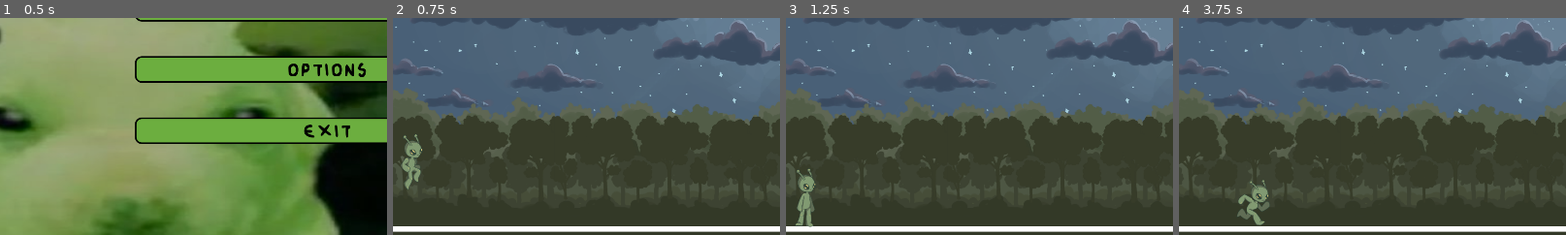
Above: before the commit, frames 1-4 (left to right).
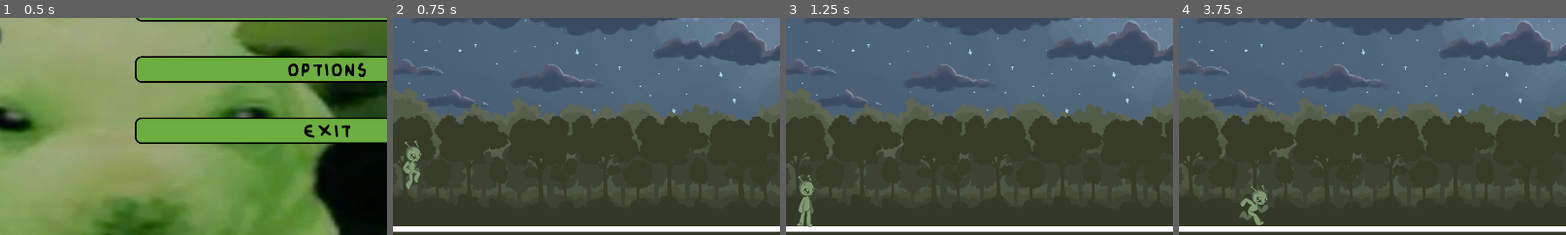
Above: after the commit, the same moments.

Repository: riotruija/EMMEMAA
Game: Godot game, scene res://scenes/main_menu.tscn
Same seed, same stepped clock (60 frames per second), same inputs: the game is played once before the commit and once after it. Sound files missing from this copy of the repository are replaced by a short silence.
Inputs:
- Up to frame 1 (0.5 s): no input
- Up to frame 2 (0.75 s): click "Start" at 0.5 s
- Up to frame 3 (1.25 s): no input
- Up to frame 4 (3.75 s): tap Enter at 1.25 s; hold D (right) 1.28-2.78 s; tap Up (ui_up) at 1.52, 2.27 s; hold A (left) 2.78-3.53 s; hold D (right) from 3.53 s (still down)
The pictures show only the part of the screen within x 8-58%, y 39-88%; the shares and areas given below are measured in that part.

Frame 1 is identical in both runs. In frame 2, 0.5% of the frame differs, in the area x 2-8%, y 53-80%; in frame 3, 0.5%; in frame 4, 0.6%, in the area x 15-24%, y 74-96%.

Commit message:
Glorbert koos mutsiga

Diff:
--- a/scenes/earth.tscn
+++ b/scenes/earth.tscn
@@ -3,6 +3,7 @@
 [ext_resource type="Texture2D" uid="uid://cceebabkp11yi" path="res://img/taustad/metsa_background.png" id="1_2tfwh"]
 [ext_resource type="Texture2D" uid="uid://beq346gg07hqi" path="res://img/tegelane/bumass glorbert .png" id="2_2tfwh"]
 [ext_resource type="Script" uid="uid://bxbco2rq6i1pf" path="res://scripts/glorbert.gd" id="2_2umt7"]
+[ext_resource type="Texture2D" uid="uid://d0kbuwikl00w6" path="res://img/tegelane/glorbert with hat.png" id="4_3t2fh"]
 [ext_resource type="Script" path="res://scenes/camera_2d.gd" id="4_k5w1d"]
 
 [sub_resource type="RectangleShape2D" id="RectangleShape2D_2tfwh"]
@@ -95,6 +96,92 @@
 }, {
 "duration": 1.0,
 "texture": SubResource("AtlasTexture_nj2me")
+}],
+"loop": true,
+"name": &"running",
+"speed": 10.0
+}]
+
+[sub_resource type="AtlasTexture" id="AtlasTexture_fpmy6"]
+atlas = ExtResource("4_3t2fh")
+region = Rect2(293, 455, 267, 403)
+
+[sub_resource type="AtlasTexture" id="AtlasTexture_8dfur"]
+atlas = ExtResource("4_3t2fh")
+region = Rect2(616, 455, 265, 389)
+
+[sub_resource type="AtlasTexture" id="AtlasTexture_qawek"]
+atlas = ExtResource("4_3t2fh")
+region = Rect2(36, 492, 265, 352)
+
+[sub_resource type="AtlasTexture" id="AtlasTexture_yvqq7"]
+atlas = ExtResource("4_3t2fh")
+region = Rect2(36, 0, 259, 338)
+
+[sub_resource type="AtlasTexture" id="AtlasTexture_v4u8f"]
+atlas = ExtResource("4_3t2fh")
+region = Rect2(295, 0, 259, 338)
+
+[sub_resource type="AtlasTexture" id="AtlasTexture_dhl84"]
+atlas = ExtResource("4_3t2fh")
+region = Rect2(554, 0, 259, 338)
+
+[sub_resource type="AtlasTexture" id="AtlasTexture_m3l3g"]
+atlas = ExtResource("4_3t2fh")
+region = Rect2(813, 0, 259, 338)
+
+[sub_resource type="AtlasTexture" id="AtlasTexture_u74q0"]
+atlas = ExtResource("4_3t2fh")
+region = Rect2(1072, 0, 259, 338)
+
+[sub_resource type="AtlasTexture" id="AtlasTexture_pi8pj"]
+atlas = ExtResource("4_3t2fh")
+region = Rect2(1331, 0, 259, 338)
+
+[sub_resource type="SpriteFrames" id="SpriteFrames_fpmy6"]
+animations = [{
+"frames": [{
+"duration": 1.0,
+"texture": SubResource("AtlasTexture_fpmy6")
+}],
+"loop": true,
+"name": &"falling",
+"speed": 5.0
+}, {
+"frames": [{
+"duration": 1.0,
+"texture": SubResource("AtlasTexture_8dfur")
+}],
+"loop": true,
+"name": &"idle",
+"speed": 5.0
+}, {
+"frames": [{
+"duration": 1.0,
+"texture": SubResource("AtlasTexture_qawek")
+}],
+"loop": true,
+"name": &"jumping",
+"speed": 5.0
+}, {
+"frames": [{
+"duration": 1.0,
+"texture": SubResource("AtlasTexture_yvqq7")
+}, {
+"duration": 1.0,
+"texture": SubResource("AtlasTexture_v4u8f")
+}, {
+"duration": 1.0,
+"texture": SubResource("AtlasTexture_dhl84")
+}, {
+"duration": 1.0,
+"texture": SubResource("AtlasTexture_m3l3g")
+}, {
+"duration": 1.0,
+"texture": SubResource("AtlasTexture_u74q0")
+}, {
+"duration": 1.0,
+"texture": SubResource("AtlasTexture_pi8pj")
 }],
 "loop": true,
 "name": &"running",
@@ -144,11 +231,16 @@
 shape = SubResource("CapsuleShape2D_2umt7")
 
 [node name="Glorbert_sprite" type="AnimatedSprite2D" parent="glorbert/glorbert_keha" unique_id=1041193925]
-position = Vector2(-0.34374997, -8.591697)
-scale = Vector2(0.12242508, 0.13447438)
+position = Vector2(2.9802322e-08, -6.0000014)
+scale = Vector2(0.109, 0.12)
 sprite_frames = SubResource("SpriteFrames_k5w1d")
-animation = &"idle"
-frame_progress = 0.90417725
+animation = &"falling"
+
+[node name="Glorbert_sprite_foolium" type="AnimatedSprite2D" parent="glorbert/glorbert_keha" unique_id=725923983]
+position = Vector2(0, -6)
+scale = Vector2(0.113, 0.12)
+sprite_frames = SubResource("SpriteFrames_fpmy6")
+animation = &"running"
 
 [node name="Camera2D" type="Camera2D" parent="." unique_id=1286664730 node_paths=PackedStringArray("target")]
 limit_left = 0
--- a/scripts/glorbert.gd
+++ b/scripts/glorbert.gd
@@ -15,10 +15,15 @@
 var hoiab_paremale: bool = false
 var hoiab_vasakule: bool = false
 
-@onready var sprite = $glorbert_keha/Glorbert_sprite
+@onready var glorbert_sprite_tavaline = $glorbert_keha/Glorbert_sprite
+@onready var glorbert_sprite_foolium = $glorbert_keha/Glorbert_sprite_foolium
+
+@onready var sprite = glorbert_sprite_tavaline
 # Called when the node enters the scene tree for the first time.
 func _ready() -> void:
 	glorbert_keha = $glorbert_keha
+	glorbert_sprite_foolium.hide()
+	glorbert_sprite_tavaline.show()
 	maapinna_pind = maapind.get_node("StaticBody2D")
 
 func _unhandled_key_input(event: InputEvent) -> void:
